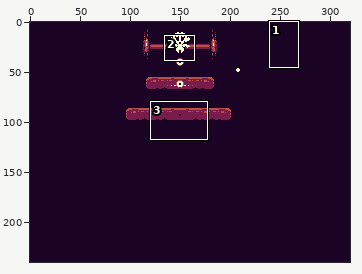
Pixel-art file -- Assets/Sprites/Main.aseprite. Above: a wide view before the commit, with the close-up outlined.
Close-up. Old version:
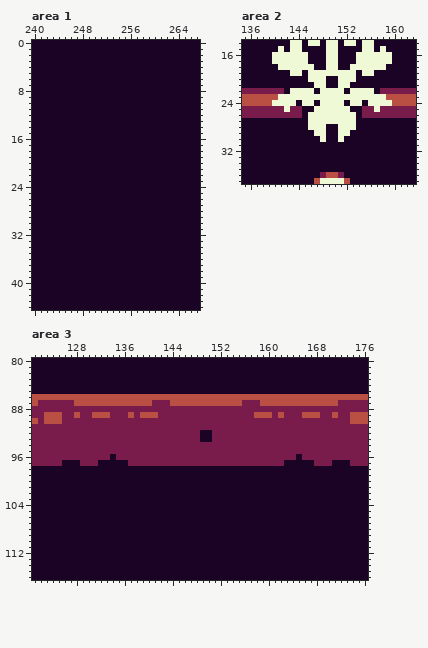
320x240 pixels, 1 frame. Shown: area 1: x 240..267, y 0..44; area 2: x 135..163, y 14..37; area 3: x 121..176, y 80..116. The commit also changed other parts of the picture, which this record leaves out.
After:
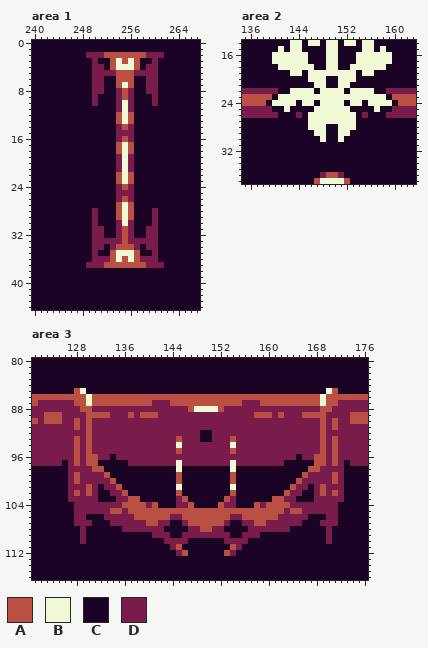
Palette (. is transparent): A #ba5044  B #eff9d6  C #1b0326  D #7a1c4b
The exact change:
layer "SlotEmpty" now shown
layer "Borders" added
Changed rows in their new state; - is an unchanged pixel.
Area 1, layer "Borders":
first column x 249:
 2 DDDAAAAAAADDD
 3 -D--ABABA--D-
 4 -DD-ABBBA-DD-
 5 -DDDDAAADDDD-
 6 -DD--AAA--DD-
 7 -DD--ABA--DD-
 8 -DD--DAD--DD-
 9 -D---DAD---D-
10 -D---DBD---D-
11 -----DBD-----
12 -----ABA-----
13 -----ABA-----
14 -----DAD-----
15 -----DDD-----
16 -----DAD-----
17 -----ABA-----
18 -----ABA-----
19 -----DBD-----
20 -----DBD-----
21 -----DBD-----
22 -----ABA-----
23 -----ABA-----
24 -----DAD-----
25 -----DDD-----
26 -----DAD-----
27 -----ABA-----
28 -D---ABA---D-
29 -D---ABA---D-
30 -D---DBD---D-
31 -DD--DAD--DD-
32 -DD--DAD--DD-
33 -DDDDDADDDDD-
34 -DD-DAAAD-DD-
35 -D--ABBBA--D-
36 -DDDABABADDD-
37 DDDAAAAAAADDD
Area 2, layer "Player":
first column x 139:
22 --C----------------C--
23 -C------------------C-
24 C--------------------C
25 -CC-CC----------CC-CC-
26 --CCC------------CCC--
Area 3, layer "SlotEmpty":
first column x 127:
 85 -AB----------------------------------------BA-
 86 ---B--------------------------------------B---
 87 ---B--------------------------------------B---
 88 --AA----------------ABBBBA----------------AA--
 89 -D-A--------------------------------------A-D-
 90 -A-A--------------------------------------A-A-
 91 -A-A--------------------------------------A-A-
 92 ---A--------------------------------------A---
 93 -A-A--------------A--------A--------------A-A-
 94 -A-A--------------B--------B--------------A-A-
 95 -A-A--------------A--------A--------------A-A-
 96 -A-AA------------------------------------AA-A-
 97 DA-AA-------------B--------B-------------AA-AD
 98 DDDDAA------------B--------B------------AADDDD
 99 DADDDDA-----------A--------A-----------ADDDDAD
100 DADDDDDA----------A--------A----------ADDDDDAD
101 DDDAD-DDA---------B--------B---------ADD-DADDD
102 DADAD--DDA--------A--------A--------ADD--DADAD
103 DDDDD---DDAA------DA------AD------AADD---DDDDD
104 -DDDDDDDDAAAADA---DDA----ADD---ADAAAADDDDDDDD-
105 -DDDDDDAADAAAAAAAAAAAAAAAAAAAAAAAAAADAADDDDDD-
106 -DD---DDDDDAAAAAADDAAAAAAAADDAAAAAADDDDD---DD-
107 -DDD---DDDDDDAADD--DAAAAAAD--DDAADDDDDD---DDD-
108 --D------DDDDDDD----DDAADD----DDDDDDD------D--
109 --D-----------DDD--DDDDDDDD--DDD-----------D--
110 --D-------------DDDD------DDDD-------------D--
111 -----------------DA--------AD-----------------
112 ------------------DA------AD------------------
Changed places in both close-ups, as pixel boxes (x1, y1, x2, y2):
changed: (86, 52, 164, 268)
changed: (266, 88, 302, 118)
changed: (362, 88, 398, 118)
changed: (68, 388, 344, 556)
